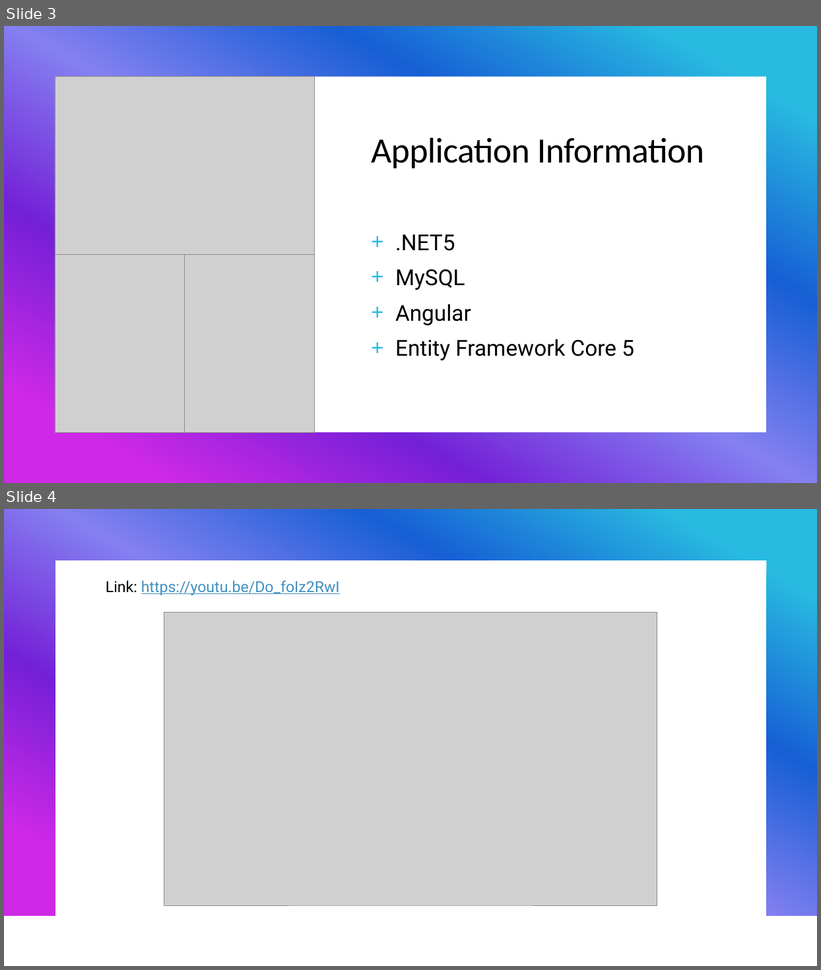
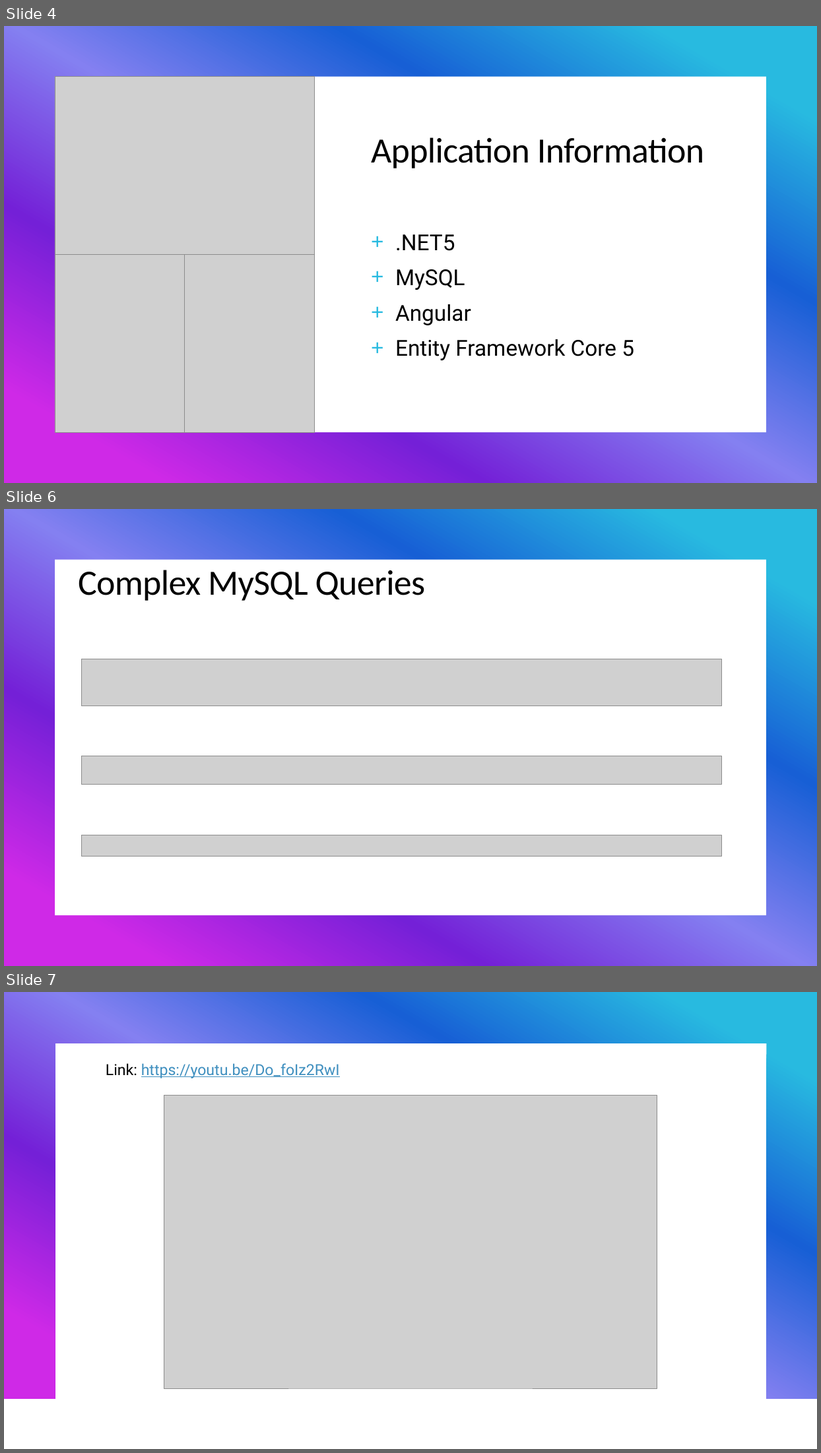
Before and after one commit to CS480UIC/cs480-final-project-schooled_web_application, a slide deck: documentation/Schooled Web Application.pptm. Shown one above the other, each under a label of ours: slides 3 and 4 before the commit, slides 4, 6 and 7 after it; the slides between them are not shown. The pictures are 821x970 and 821x1453 pixels, drawn with LibreOffice and Linux fonts; fonts in the diff are those of the drawing; grey boxes stand for pictures. Boxes give left, top, right and bottom in pixels: in the first picture for what was removed or moved away, otherwise in the second. Text is boxed around its words. In the diff, an @@ line names an element or a change of style, - is before the commit and + after.

```diff
--- a/documentation/Schooled Web Application.pptm
+++ b/documentation/Schooled Web Application.pptm
@@ slide 6 added at box(4, 509, 817, 966), background #FFFFFF; not listed: 1 template element that a slide beside it also shows @@
@@ rectangle added at box(4, 509, 817, 966), fill #FFFFFF @@
@@ rectangle added at box(4, 509, 817, 966), fill gradient #28BAE0 to #175FD5 to #8480F1 to #7420D7 to #CF29E7 @@
@@ rectangle added at box(55, 560, 766, 916), fill #FFFFFF @@
@@ title added at box(78, 570, 426, 601), 42 pt, text #000000 @@
+Complex MySQL Queries
@@ picture added at box(81, 659, 722, 706) @@
@@ picture added at box(81, 757, 722, 786) @@
@@ picture added at box(81, 835, 722, 857) @@
@@ what was slide 3 is now slide 4 @@
@@ what was slide 4 is now slide 7 @@
```
Also in this commit, not shown: 3 other slides added, 1 slide removed.
